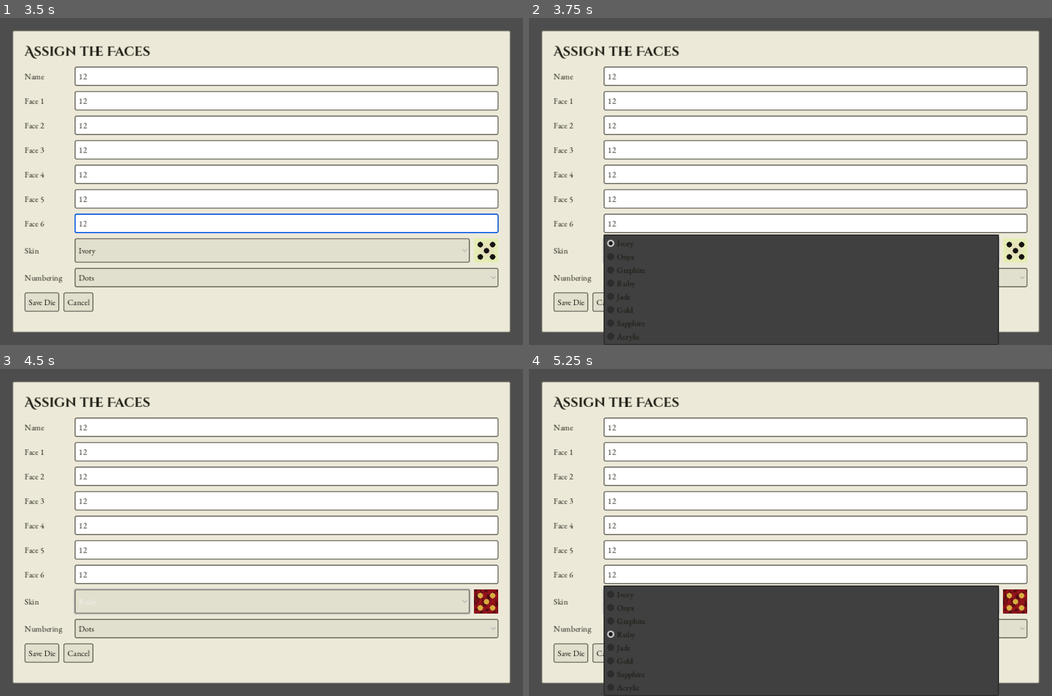
Above: before the commit, frames 1-4 (two rows, left to right).
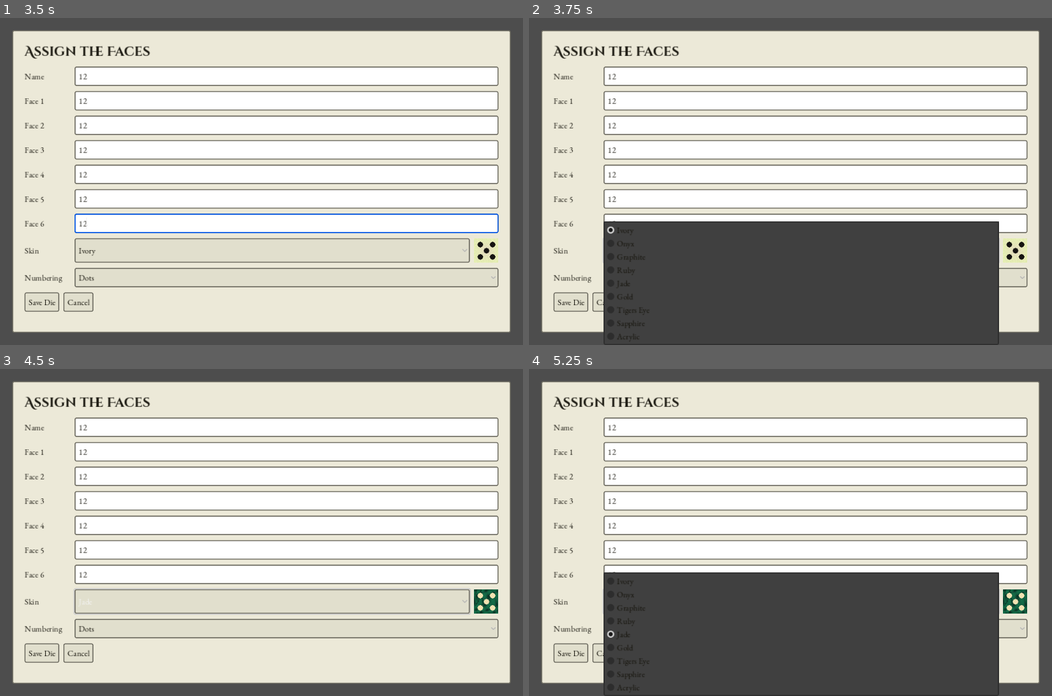
Above: after the commit, the same moments.

Repository: siyangsun/gamba
Game: Godot game, scene res://main.tscn
The game is run twice, just before and just after one commit, with the same random seed, the same clock (stepped at 60 frames per second) and the same inputs. Sound files missing from this copy of the repository are replaced by a short silence.
Inputs (mouse positions are in pixels of both pictures, inside the frame that each line leads up to):
- Up to frame 1 (3.5 s): click "+ New Die" at 0.5 s; click (287, 76) at 1.27 s; type "12" at 1.35 s; click (287, 99) at 1.5 s; type "12" at 1.58 s; click (287, 125) at 1.73 s; type "12" at 1.82 s; click (287, 148) at 2.02 s; type "12" at 2.1 s; click (287, 174) at 2.25 s; type "12" at 2.33 s; click (287, 197) at 2.48 s; type "12" at 2.57 s; click (287, 224) at 2.77 s; type "12" at 2.85 s
- Up to frame 2 (3.75 s): click "Ivory" at 3.5 s
- Up to frame 3 (4.5 s): click "Dots" at 4.25 s
- Up to frame 4 (5.25 s): click (800, 601) at 5 s, where only the run before the commit has a clickable "Ruby"

Frame 1 is identical in both runs. In frame 2, 3.1% of the frame differs, in the area x 14-90%, y 62-91%; in frame 3, 0.3%; in frame 4, 3.4%, in the area x 14-96%, y 62-91%.

Commit message:
feat: anodized gold shader, tiger's eye gem, bold numerals; faster shelf load
- gold: view-angle ShaderMaterial (one flat color per face shifting
  white->yellow->orange->black), tuned darker/less shiny with a head-on
  white flash; no longer shares the "metal" look
- add tiger's eye skin: translucent gem with long chatoyant golden-brown
  bands (dark-weighted) and yellow markings
- fix: reused arena die kept a previous gem skin's translucency when
  switched to gold/graphite; reset gem-only material state each rebuild
- numbers/numerals rendered faux-bold via FontVariation
- perf: build each shelf die's face textures once (not 3x) and share one
  deterministic pleather normal map across cupboard boxes

Co-Authored-By: Claude Opus 4.8 <noreply@anthropic.com>

Diff:
--- a/main.gd
+++ b/main.gd
@@ -38,6 +38,7 @@
 
 var _arena_root: Node3D
 var _cupboard_root: Node3D
+var _pleather_tex: NoiseTexture2D  # shared, deterministic; built once on first box
 var _shelf_die_preset: Dictionary = {}  # Die -> DicePreset, for click-to-select
 
 
@@ -204,6 +205,8 @@
 ## Procedural bump map (grainy, pock-marked) so the board reads as
 ## rubber/pleather instead of a flat color, with no texture asset needed.
 func _pleather_normal_map() -> NoiseTexture2D:
+	if _pleather_tex != null:
+		return _pleather_tex  # deterministic map; one instance shared by every box
 	var noise := FastNoiseLite.new()
 	noise.noise_type = FastNoiseLite.TYPE_CELLULAR
 	noise.frequency = 0.15
@@ -217,6 +220,7 @@
 	tex.as_normal_map = true
 	tex.bump_strength = 3.0
 	tex.noise = noise
+	_pleather_tex = tex
 	return tex
 
 
@@ -305,13 +309,15 @@
 
 		var p: DicePreset = presets[i]
 		var d := Die.new()
+		# set skin/numbering before entering the tree so _ready builds each face
+		# texture once; setting them after add_child rebuilds all 6 faces twice more
+		d.set_skin(p.theme)
+		d.set_numbering(p.numbering)
 		_cupboard_root.add_child(d)
 		d.freeze = true
 		d.position = Vector3(x, die_y, -0.15)
 		d.rotation_degrees = Vector3(0, 25, 0)
 		d.scale = Vector3.ONE * SHELF_DIE_SCALE
-		d.set_skin(p.theme)
-		d.set_numbering(p.numbering)
 		_shelf_die_preset[d] = p
 		# name placard sits on the plank's very front lip, clear of the die
 		# in front of it (not dangling into the tier below either)
--- a/scripts/die.gd
+++ b/scripts/die.gd
@@ -13,14 +13,18 @@
 # selectable die skins: body tint, face (grain base), pip color, and material type.
 # material types: "ivory" (warm tint near edges), "stone" (spiral-veined, monochrome),
 # "gem" (multi-shade marbling + cracks), "metal" (shiny, brushed),
-# "acrylic" (smooth glossy plastic, no marbling/tint).
+# "acrylic" (smooth glossy plastic, no marbling/tint),
+# "anodized" (gold: view-angle shader, one flat color per face that shifts
+# white->yellow->orange->black with angle -- no baked texture, see _make_anodized_material),
+# "tigerseye" (translucent gem with flowing golden-brown chatoyant bands).
 const SKINS := {
 	"ivory": {"body": Color(0.88, 0.84, 0.73), "face": Color(0.90, 0.86, 0.75), "pip": Color(0.09, 0.08, 0.07), "material": "ivory"},
 	"onyx": {"body": Color(0.12, 0.12, 0.13), "face": Color(0.16, 0.16, 0.17), "pip": Color(0.90, 0.90, 0.92), "material": "gem"},
 	"graphite": {"body": Color(0.26, 0.26, 0.28), "face": Color(0.31, 0.31, 0.33), "pip": Color(0.88, 0.88, 0.90), "material": "stone"},
 	"ruby": {"body": Color(0.50, 0.05, 0.08), "face": Color(0.60, 0.08, 0.11), "pip": Color(0.85, 0.68, 0.25), "material": "gem"},
 	"jade": {"body": Color(0.05, 0.35, 0.22), "face": Color(0.08, 0.42, 0.28), "pip": Color(0.95, 0.89, 0.70), "material": "gem"},
-	"gold": {"body": Color(0.60, 0.47, 0.12), "face": Color(0.72, 0.57, 0.16), "pip": Color(0.10, 0.08, 0.04), "material": "metal"},
+	"gold": {"body": Color(0.60, 0.47, 0.12), "face": Color(0.72, 0.57, 0.16), "pip": Color(0.10, 0.08, 0.04), "material": "anodized"},
+	"tigers_eye": {"body": Color(0.45, 0.27, 0.07), "face": Color(0.75, 0.50, 0.15), "pip": Color(0.98, 0.86, 0.30), "material": "tigerseye"},
 	"sapphire": {"body": Color(0.08, 0.15, 0.50), "face": Color(0.10, 0.20, 0.62), "pip": Color(0.85, 0.89, 0.97), "material": "gem"},
 	"acrylic": {"body": Color(0.93, 0.93, 0.95), "face": Color(0.96, 0.96, 0.98), "pip": Color(0.05, 0.05, 0.06), "material": "acrylic"},
 }
@@ -103,15 +107,12 @@
 	col.shape = box
 	add_child(col)
 
-	# ivory body slightly inset behind the face quads
+	# body slightly inset behind the face quads
 	var body := MeshInstance3D.new()
 	var bm := BoxMesh.new()
 	bm.size = Vector3.ONE * SIZE * 0.99
 	body.mesh = bm
-	var bmat := StandardMaterial3D.new()
-	bmat.albedo_color = SKINS[skin_name].body
-	_apply_material_type(bmat, skin_name)
-	body.material_override = bmat
+	body.material_override = _make_body_material()
 	add_child(body)
 	_body = body
 
@@ -126,14 +127,7 @@
 		var q := QuadMesh.new()
 		q.size = Vector2(SIZE, SIZE) * 0.99
 		mi.mesh = q
-		var mat := StandardMaterial3D.new()
-		mat.albedo_texture = make_face_texture(int(d.v), FACE_TEX, skin_name, numbering_style)
-		_apply_material_type(mat, skin_name)
-		_apply_pip_matte(mat, int(d.v), skin_name, numbering_style)
-		mat.normal_enabled = true
-		mat.normal_texture = make_face_normalmap(int(d.v), FACE_TEX, numbering_style)
-		mat.normal_scale = 1.4
-		mi.material_override = mat
+		mi.material_override = _make_face_material(int(d.v))
 		mi.position = (d.n as Vector3) * (half + 0.002)
 		var r: Vector3 = d.rot
 		mi.rotation = Vector3(deg_to_rad(r.x), deg_to_rad(r.y), deg_to_rad(r.z))
@@ -156,15 +150,110 @@
 func _refresh_faces() -> void:
 	if _body == null:
 		return  # not built yet; _ready() will use current skin_name/numbering_style
-	var bmat := _body.material_override as StandardMaterial3D
-	bmat.albedo_color = SKINS[skin_name].body
-	_apply_material_type(bmat, skin_name)
+	# rebuild materials fresh rather than mutate in place: the material class
+	# itself changes between skins (gold is a ShaderMaterial, the rest are
+	# StandardMaterial3D), and textures are cached so this is cheap
+	_body.material_override = _make_body_material()
 	for f in _faces:
-		var mat := (f.mi as MeshInstance3D).material_override as StandardMaterial3D
-		mat.albedo_texture = make_face_texture(int(f.v), FACE_TEX, skin_name, numbering_style)
-		_apply_material_type(mat, skin_name)
-		_apply_pip_matte(mat, int(f.v), skin_name, numbering_style)
-		mat.normal_texture = make_face_normalmap(int(f.v), FACE_TEX, numbering_style)
+		(f.mi as MeshInstance3D).material_override = _make_face_material(int(f.v))
+
+
+## Face material for the current skin: gold gets the view-angle anodized shader,
+## every other skin gets a StandardMaterial3D with baked grain + pips.
+func _make_face_material(value: int) -> Material:
+	if skin_name == "gold":
+		return _make_anodized_material(value)
+	var mat := StandardMaterial3D.new()
+	mat.albedo_texture = make_face_texture(value, FACE_TEX, skin_name, numbering_style)
+	_apply_material_type(mat, skin_name)
+	_apply_pip_matte(mat, value, skin_name, numbering_style)
+	mat.normal_enabled = true
+	mat.normal_texture = make_face_normalmap(value, FACE_TEX, numbering_style)
+	mat.normal_scale = 1.4
+	return mat
+
+
+## Body (inset box behind the faces) material. Value -1 = no markings.
+func _make_body_material() -> Material:
+	if skin_name == "gold":
+		return _make_anodized_material(-1)
+	var mat := StandardMaterial3D.new()
+	mat.albedo_color = SKINS[skin_name].body
+	_apply_material_type(mat, skin_name)
+	return mat
+
+
+## Gold: a ShaderMaterial whose base color is a single flat tone per face that
+## slides white->yellow->orange->black with the viewing angle (thin-film /
+## anodized look), with the pips composited on top from the shared detail mask.
+func _make_anodized_material(value: int) -> ShaderMaterial:
+	var m := ShaderMaterial.new()
+	m.shader = _anodized_shader()
+	if value >= 1:
+		var pip: Color = SKINS["gold"].pip
+		m.set_shader_parameter("has_markings", true)
+		m.set_shader_parameter("pip_color", Vector3(pip.r, pip.g, pip.b))
+		m.set_shader_parameter("detail_tex",
+			make_face_detail_texture(value, FACE_TEX, 0.3, numbering_style))
+		m.set_shader_parameter("normal_tex",
+			make_face_normalmap(value, FACE_TEX, numbering_style))
+	else:
+		m.set_shader_parameter("has_markings", false)
+	return m
+
+
+static var _anodized_shader_res: Shader
+
+static func _anodized_shader() -> Shader:
+	if _anodized_shader_res == null:
+		_anodized_shader_res = Shader.new()
+		_anodized_shader_res.code = ANODIZED_SHADER
+	return _anodized_shader_res
+
+
+# View-angle anodized shader. The face quad's normal is constant, so dot(N,V)
+# is near-uniform across a face -> one flat color at a time that changes as the
+# die turns. detail_tex.r is the marking mask (0 on markings), .b is roughness.
+const ANODIZED_SHADER := "shader_type spatial;
+uniform sampler2D detail_tex : filter_linear;
+uniform sampler2D normal_tex : hint_normal;
+uniform vec3 pip_color = vec3(0.1, 0.08, 0.04);
+uniform bool has_markings = false;
+uniform float angle_gamma = 0.8; // <1 spreads more of the ramp into view
+uniform float white_boost = 0.5; // extra white on the most head-on facets
+
+vec3 anodized(float t) {
+	vec3 c0 = vec3(1.0, 1.0, 1.0);
+	vec3 c1 = vec3(0.92, 0.82, 0.42);
+	vec3 c2 = vec3(0.58, 0.42, 0.09);
+	vec3 c3 = vec3(0.42, 0.17, 0.03);
+	vec3 c4 = vec3(0.02, 0.02, 0.02);
+	t = clamp(t, 0.0, 1.0) * 4.0;
+	if (t < 1.0) return mix(c0, c1, t);
+	if (t < 2.0) return mix(c1, c2, t - 1.0);
+	if (t < 3.0) return mix(c2, c3, t - 2.0);
+	return mix(c3, c4, t - 3.0);
+}
+
+void fragment() {
+	float ndv = clamp(dot(normalize(NORMAL), normalize(VIEW)), 0.0, 1.0);
+	float t = pow(1.0 - ndv, angle_gamma);
+	vec3 base = anodized(t);
+	// extra white flash on the most head-on facets
+	base = mix(base, vec3(1.0), white_boost * smoothstep(0.82, 1.0, ndv));
+	ALBEDO = base;
+	METALLIC = 0.1;
+	ROUGHNESS = 0.5;
+	if (has_markings) {
+		vec4 d = texture(detail_tex, UV);
+		float mask = 1.0 - d.r;
+		ALBEDO = mix(base, pip_color, mask);
+		ROUGHNESS = mix(0.5, 1.0, mask);
+		METALLIC = mix(0.1, 0.0, mask);
+		NORMAL_MAP = texture(normal_tex, UV).rgb;
+	}
+}
+"
 
 
 ## Base (non-pip) surface roughness for each material type. Single source of
@@ -173,6 +262,7 @@
 	match mat_type:
 		"metal": return 0.1
 		"stone": return 0.25
+		"tigerseye": return 0.15
 		"gem": return 0.12
 		"acrylic": return 0.12
 		_: return 0.8
@@ -185,6 +275,12 @@
 	var skin: Dictionary = SKINS.get(skin_name, SKINS["ivory"])
 	var mat_type: String = skin.get("material", "ivory")
 	mat.roughness = _base_roughness(mat_type)
+	# reset gem/clearcoat-only state so a reused material (the arena die switches
+	# skins in place) doesn't keep a previous gem's translucency/refraction
+	mat.transparency = BaseMaterial3D.TRANSPARENCY_DISABLED
+	mat.albedo_color.a = 1.0
+	mat.refraction_enabled = false
+	mat.clearcoat_enabled = false
 	match mat_type:
 		"metal":
 			# environment has no reflection probe, so a fully metallic BRDF
@@ -195,6 +291,16 @@
 			mat.metallic = 0.05
 			mat.clearcoat_enabled = true
 			mat.clearcoat = 0.5
+		"tigerseye":
+			# translucent chatoyant gem: like gem but a touch more opaque and
+			# glossier so the golden banding still reads through it
+			mat.metallic = 0.05
+			mat.clearcoat_enabled = true
+			mat.clearcoat = 0.7
+			mat.transparency = BaseMaterial3D.TRANSPARENCY_ALPHA
+			mat.albedo_color.a = 0.9
+			mat.refraction_enabled = true
+			mat.refraction_scale = 0.06
 		"gem":
 			mat.metallic = 0.02
 			mat.clearcoat_enabled = true
@@ -263,7 +369,11 @@
 
 static func _get_numeral_font() -> Font:
 	if _numeral_font == null:
-		_numeral_font = load(NUMERAL_FONT_PATH)
+		# faux-bold the serif via a FontVariation; no bold weight ships in fonts/
+		var fv := FontVariation.new()
+		fv.base_font = load(NUMERAL_FONT_PATH)
+		fv.variation_embolden = 0.6
+		_numeral_font = fv
 	return _numeral_font
 
 
@@ -363,6 +473,24 @@
 						clampf(face.r + streak, 0, 1),
 						clampf(face.g + streak, 0, 1),
 						clampf(face.b + streak, 0, 1))
+				"anodized":
+					# flat swatch for the 2D editor preview only; the real 3D gold
+					# is a ShaderMaterial whose color shifts with view angle and
+					# never samples this texture (see _make_anodized_material)
+					var g := randf() * 0.03 - 0.015
+					col = Color(clampf(0.86 + g, 0, 1), clampf(0.66 + g, 0, 1), clampf(0.14 + g, 0, 1))
+				"tigerseye":
+					# chatoyant silk: long wavy bands running down the face (varies
+					# mostly across u, gently wavers along v) rather than isotropic
+					# blotches, sampled through the golden-brown ramp
+					var u := float(x) / tex_size
+					var v := float(y) / tex_size
+					var wobble := sin(v * 2.2) * 0.28 + sin(v * 5.3) * 0.08
+					var t := clampf(sin((u * 4.5 + wobble) * PI) * 0.5 + 0.5, 0.0, 1.0)
+					t = pow(t, 1.7)  # skew toward dark so the deep bands dominate
+					col = _tigerseye(t)
+					var grain := randf() * 0.02 - 0.01
+					col = Color(col.r + grain, col.g + grain, col.b + grain)
 				"acrylic":
 					# smooth injection-molded plastic: almost no grain
 					var n := randf() * 0.012 - 0.006
@@ -387,6 +515,22 @@
 	var tex := ImageTexture.create_from_image(img)
 	_albedo_cache[key] = tex
 	return tex
+
+
+## Tiger's-eye ramp: near-black brown -> deep brown -> bronze -> amber, at
+## t in [0,1]. No pale/beige top stop; dark end is weighted by the caller.
+static func _tigerseye(t: float) -> Color:
+	const STOPS := [
+		Color(0.09, 0.04, 0.01),
+		Color(0.30, 0.16, 0.03),
+		Color(0.60, 0.37, 0.09),
+		Color(0.90, 0.64, 0.20),
+	]
+	t = clampf(t, 0.0, 1.0) * (STOPS.size() - 1)
+	var i := int(t)
+	if i >= STOPS.size() - 1:
+		return STOPS[STOPS.size() - 1]
+	return STOPS[i].lerp(STOPS[i + 1], t - i)
 
 
 ## Scratches a couple of jagged fracture lines into a gem face texture,
Not shown, changed: fonts/CinzelDecorative-Bold.ttf.import
Not shown, changed: fonts/EBGaramond-Regular.ttf.import
